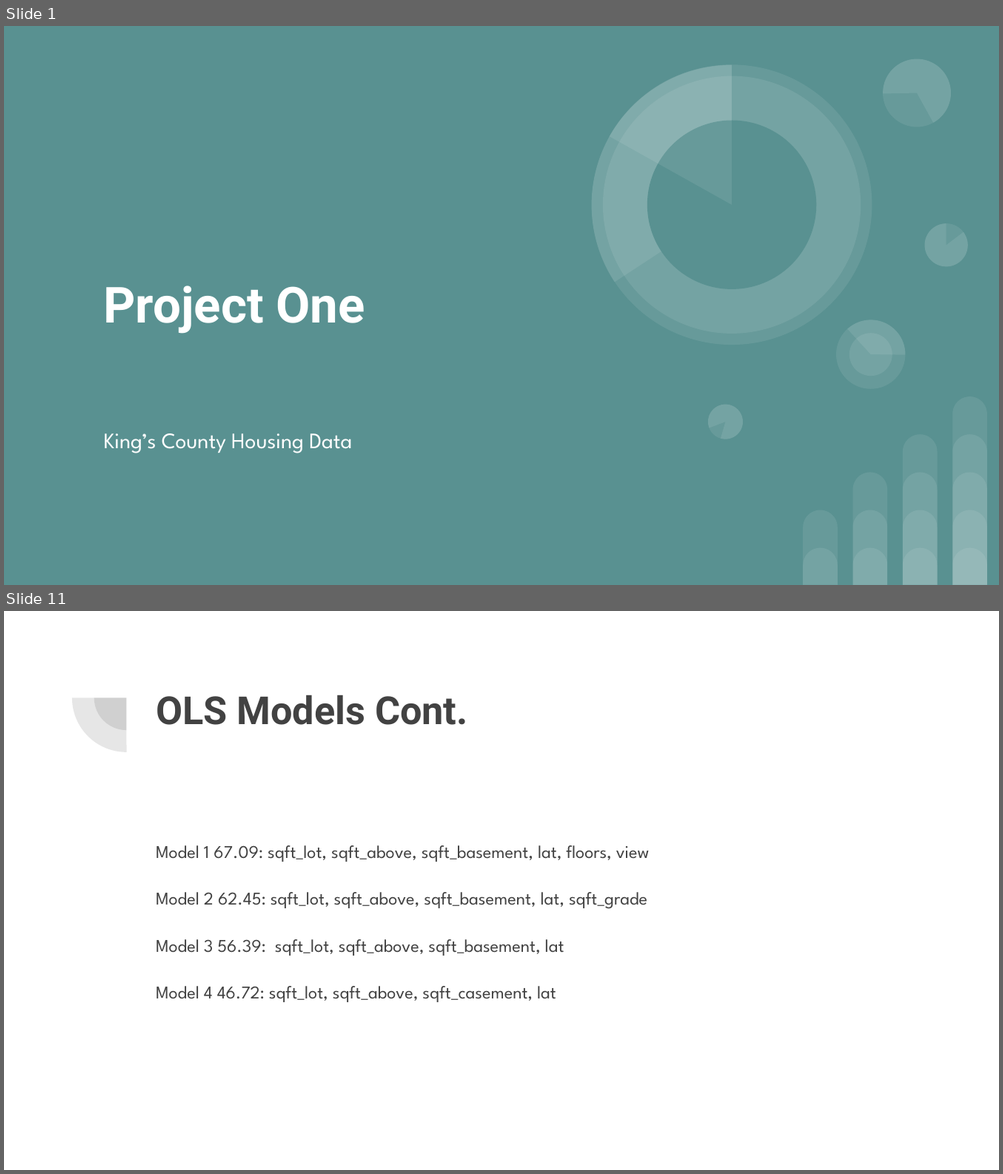
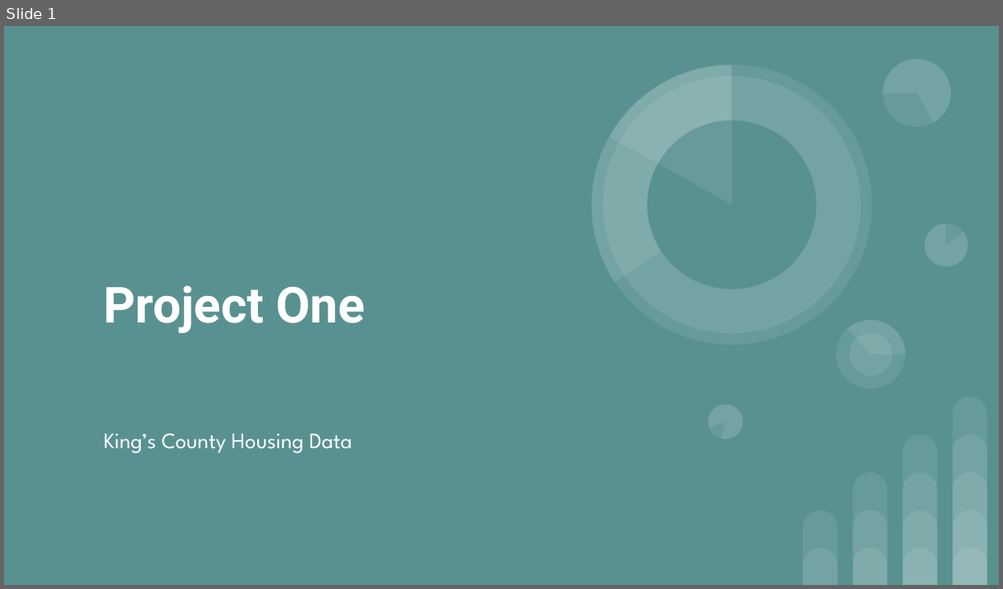
Before and after one commit to learn-co-students/dsc-1-final-project-online-ds-pt-100118, a slide deck: Project One.pptx. Shown one above the other, each under a label of ours: slides 1 and 11 before the commit, slide 1 after it; the slides between them are not shown. The pictures are 1003x1174 and 1003x589 pixels, drawn with LibreOffice and Linux fonts; fonts in the diff are those of the drawing. Boxes give left, top, right and bottom in pixels: in the first picture for what was removed or moved away, otherwise in the second. Text is boxed around its words. In the diff, an @@ line names an element or a change of style, - is before the commit and + after.

```diff
--- a/Project One.pptx
+++ b/Project One.pptx
@@ slide 11 removed at <box>4,611,999,1170</box>, background #FFFFFF @@
@@ pie slice (boxed as its full ellipse) removed at <box>71,644,180,752</box> @@
@@ pie slice (boxed as its full ellipse) removed at <box>94,666,159,730</box> @@
@@ title removed at <box>156,695,468,725</box> @@
-OLS Models Cont.
@@ text removed at <box>156,846,649,1002</box> @@
-Model 1 67.09: sqft_lot, sqft_above, sqft_basement, lat, floors, view
-Model 2 62.45: sqft_lot, sqft_above, sqft_basement, lat, sqft_grade
-Model 3 56.39: sqft_lot, sqft_above, sqft_basement, lat
-Model 4 46.72: sqft_lot, sqft_above, sqft_casement, lat
```
Also in this commit, not shown: 6 slides added, 10 other slides removed, 1 other file.
